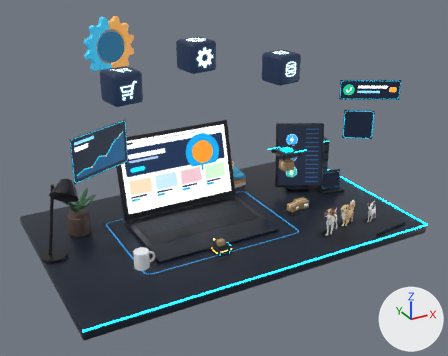
An edit to the glTF model img/hero3d/scene.glb, drawn before and after from the same camera.
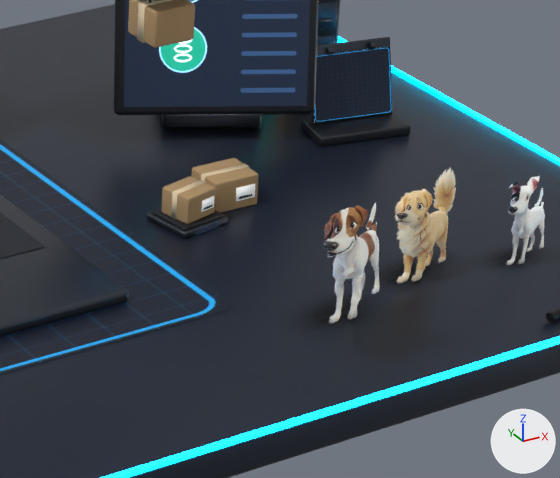
Each version is shown whole from a camera (50 mm lens) standing at (-2.62, -4.92, 2.98) and looking at (0.26, 0.32, 0.36), then close up on the part from 56% to 85% of the width and 45% to 76% of the height. Lighting does not change. The marker at lower right points along +X, +Y and +Z. The first two pictures are the older version. Where no turn or scale is listed for an object, it has been applied to the vertices.

The scene before the commit, as lines of its bpy script (objects in view):
```python
ob_desk_edge_front = bpy.data.objects.new('desk_edge_front', me_cube_001)
ob_desk_edge_front.location = (0.1, -1.0, 0.0)
ob_parcel_a_box = bpy.data.objects.new('parcel_a_box', me_cube_061)
ob_parcel_a_box.location = (1.004, -0.049, 0.043)
ob_parcel_a_label = bpy.data.objects.new('parcel_a_label', me_cube_063)
ob_parcel_a_label.location = (1.028, -0.106, 0.043)
ob_parcel_a_tape = bpy.data.objects.new('parcel_a_tape', me_cube_062)
ob_parcel_a_tape.location = (1.004, -0.049, 0.043)
ob_parcel_top_box = bpy.data.objects.new('parcel_top_box', me_cube_057)
ob_parcel_top_box.location = (0.86, -0.1, 0.059)
ob_parcel_top_label = bpy.data.objects.new('parcel_top_label', me_cube_059)
ob_parcel_top_label.location = (0.889, -0.141, 0.059)
ob_parcel_top_tape = bpy.data.objects.new('parcel_top_tape', me_cube_058)
ob_parcel_top_tape.location = (0.86, -0.1, 0.059)
ob_scale_base = bpy.data.objects.new('scale_base', me_cube_055)
ob_scale_base.location = (0.86, -0.1, 0.009)
ob_scale_lcd = bpy.data.objects.new('scale_lcd', me_plane_014)
ob_scale_lcd.location = (0.87, -0.17, 0.009)
# also in view: 'mochi_body_mesh' at (0.9, -0.69, 0.15); 'tablet' at (1.22, 0.32, 0.43); 'cal_flip_page' at (1.56, 0.16, 0.12); 'laptop_keys' at (-0.15, 0.14, 0.04); 'tofu_body_mesh' at (1.18, -0.61, 0.13)
```
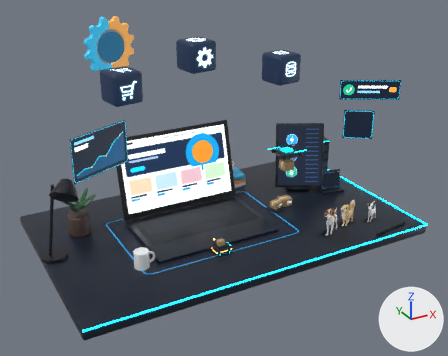
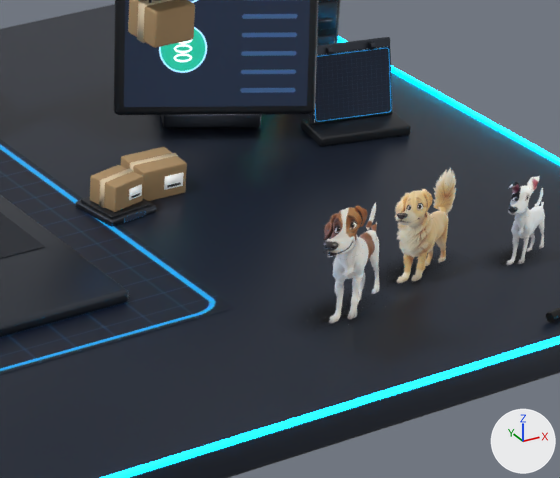
What the commit changed:
Object 'parcel_a_box' (ob_parcel_a_box) moves from (1.004, -0.049, 0.043) to (0.884, 0.091, 0.043).
Object 'parcel_a_label' (ob_parcel_a_label) moves from (1.028, -0.106, 0.043) to (0.908, 0.034, 0.043).
Object 'parcel_a_tape' (ob_parcel_a_tape) moves from (1.004, -0.049, 0.043) to (0.884, 0.091, 0.043).
Object 'parcel_top_box' (ob_parcel_top_box) moves from (0.86, -0.1, 0.059) to (0.74, 0.04, 0.059).
Object 'parcel_top_label' (ob_parcel_top_label) moves from (0.889, -0.141, 0.059) to (0.769, -0.001, 0.059).
Object 'parcel_top_tape' (ob_parcel_top_tape) moves from (0.86, -0.1, 0.059) to (0.74, 0.04, 0.059).
Object 'scale_base' (ob_scale_base) moves from (0.86, -0.1, 0.009) to (0.74, 0.04, 0.009).
Object 'scale_lcd' (ob_scale_lcd) moves from (0.87, -0.17, 0.009) to (0.75, -0.03, 0.009).
Object 'scale_plate' (ob_scale_plate) moves from (0.86, -0.1, 0.021) to (0.74, 0.04, 0.021).

Changed parts and their boxes [x1, y1, x2, y2] in the close-ups (560 x 478 px):
'parcel_a_box', moved
    before: [191, 158, 259, 213]
    after: [121, 147, 187, 201]
'parcel_top_box', moved
    before: [161, 176, 216, 224]
    after: [90, 165, 143, 212]
'scale_base', moved
    before: [147, 212, 229, 239]
    after: [75, 200, 156, 227]
'scale_plate', moved
    before: [152, 208, 224, 230]
    after: [81, 197, 151, 218]
'parcel_top_tape', moved
    before: [171, 180, 206, 220]
    after: [99, 169, 134, 208]
'parcel_a_label', moved
    before: [236, 184, 255, 201]
    after: [164, 173, 184, 190]
'parcel_a_tape', moved
    before: [201, 164, 249, 181]
    after: [130, 153, 178, 170]
'parcel_top_label', moved
    before: [201, 196, 214, 212]
    after: [129, 184, 142, 200]
'scale_lcd', moved
    before: [197, 222, 218, 235]
    after: [124, 211, 145, 223]
